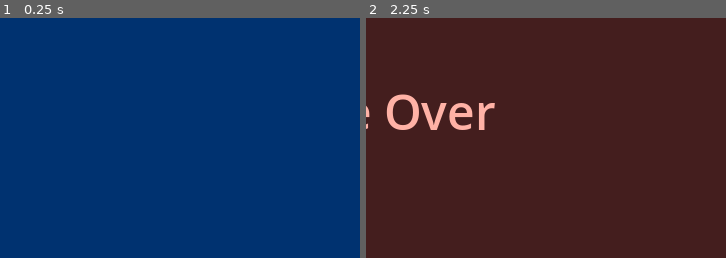
Above: before the commit, frames 1-2 (left to right).
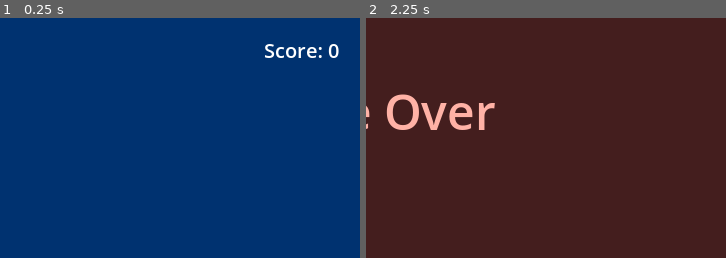
Above: after the commit, the same moments.

Repository: KreaeTerra/Proppy-Plane
Game: Godot game, scene res://scenes/world.tscn
Two runs of this game, one before a commit and one after it. Both use one fixed random seed, a clock stepped at 60 frames per second and the inputs below. The engine's default icon, where the game draws it, is replaced by a stand-in: a white triangle on a blue panel in a dark square.
Inputs:
- Up to frame 1 (0.25 s): no input
- Up to frame 2 (2.25 s): hold Right (ui_right) 0.53-1.28 s; hold Left (ui_left) 1.28-2.03 s; tap Enter at 2 s; hold Right (ui_right) from 2.03 s (still down)
The pictures show only the part of the screen within x 50-100%, y 0-50%; the shares and areas given below are measured in that part.

The runs differ from the first frame. In frame 1, 0.5% of the frame differs, in the area x 73-95%, y 10-17%; in frame 2, nothing differs.

Commit message:
Create a Gui scene and a score label that gets dynamically updated by World

Diff:
--- /dev/null
+++ b/scenes/gui.tscn
@@ -0,0 +1,18 @@
+[gd_scene format=3 uid="uid://bgtngl4ju0ku8"]
+
+[node name="Gui" type="CanvasLayer"]
+
+[node name="Label" type="Label" parent="."]
+anchors_preset = -1
+anchor_left = 1.0
+anchor_right = 1.0
+offset_left = -61.0
+offset_top = 18.0
+offset_right = -20.0
+offset_bottom = 23.0
+grow_horizontal = 0
+theme_override_font_sizes/font_size = 20
+text = "Score: 0"
+horizontal_alignment = 1
+vertical_alignment = 1
+metadata/_edit_group_ = true
--- a/scenes/world.tscn
+++ b/scenes/world.tscn
@@ -1,12 +1,15 @@
-[gd_scene load_steps=4 format=3 uid="uid://dyw34rn6apu6v"]
+[gd_scene load_steps=5 format=3 uid="uid://dyw34rn6apu6v"]
 
 [ext_resource type="Script" path="res://scripts/world.gd" id="1_xcusl"]
 [ext_resource type="PackedScene" uid="uid://b1xj0tsrr44q" path="res://scenes/plane.tscn" id="2_h6ayy"]
 [ext_resource type="PackedScene" uid="uid://ccv61s5h6i5ou" path="res://scenes/game_over_screen.tscn" id="2_kvwnv"]
+[ext_resource type="PackedScene" uid="uid://bgtngl4ju0ku8" path="res://scenes/gui.tscn" id="3_rq82s"]
 
 [node name="World" type="Node2D"]
 script = ExtResource("1_xcusl")
 scene_game_over = ExtResource("2_kvwnv")
+
+[node name="Gui" parent="." instance=ExtResource("3_rq82s")]
 
 [node name="Background" type="ColorRect" parent="."]
 offset_right = 720.0
--- a/scripts/world.gd
+++ b/scripts/world.gd
@@ -17,6 +17,7 @@
 
 func _process(delta):
 	Gamedata.score = score
+	$Gui/Label.text = "Score: " + str(score)
 
 func spawn_pillar():
 	timer.wait_time = 2.0
